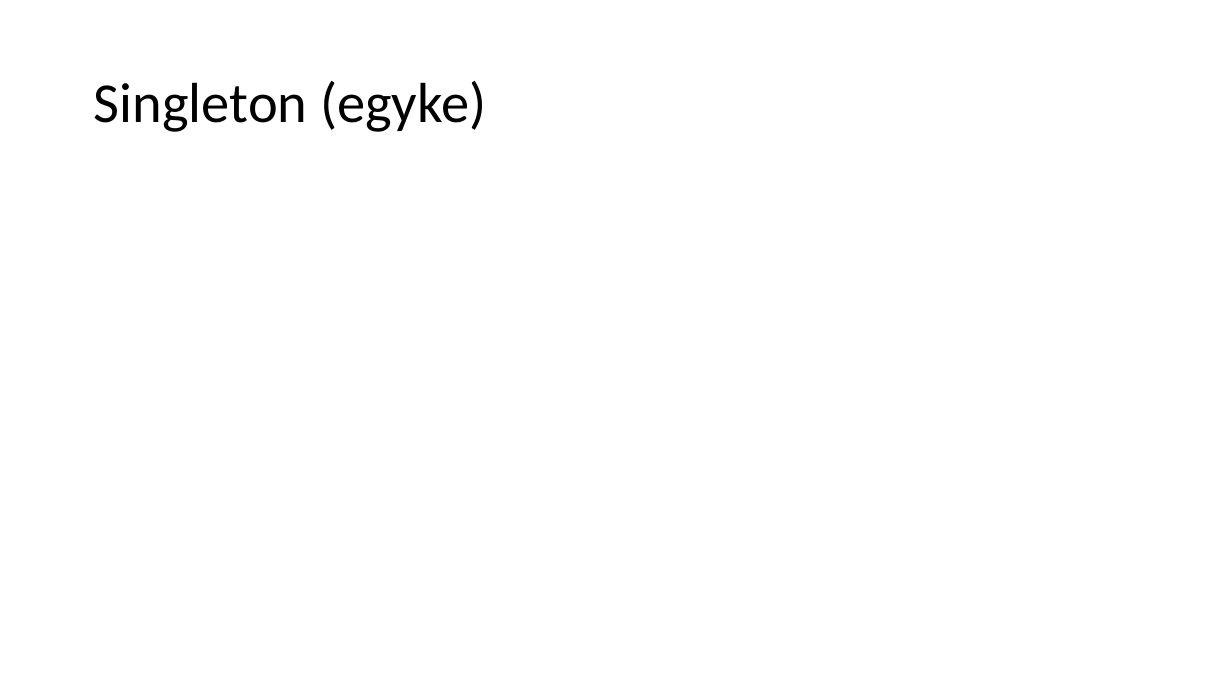
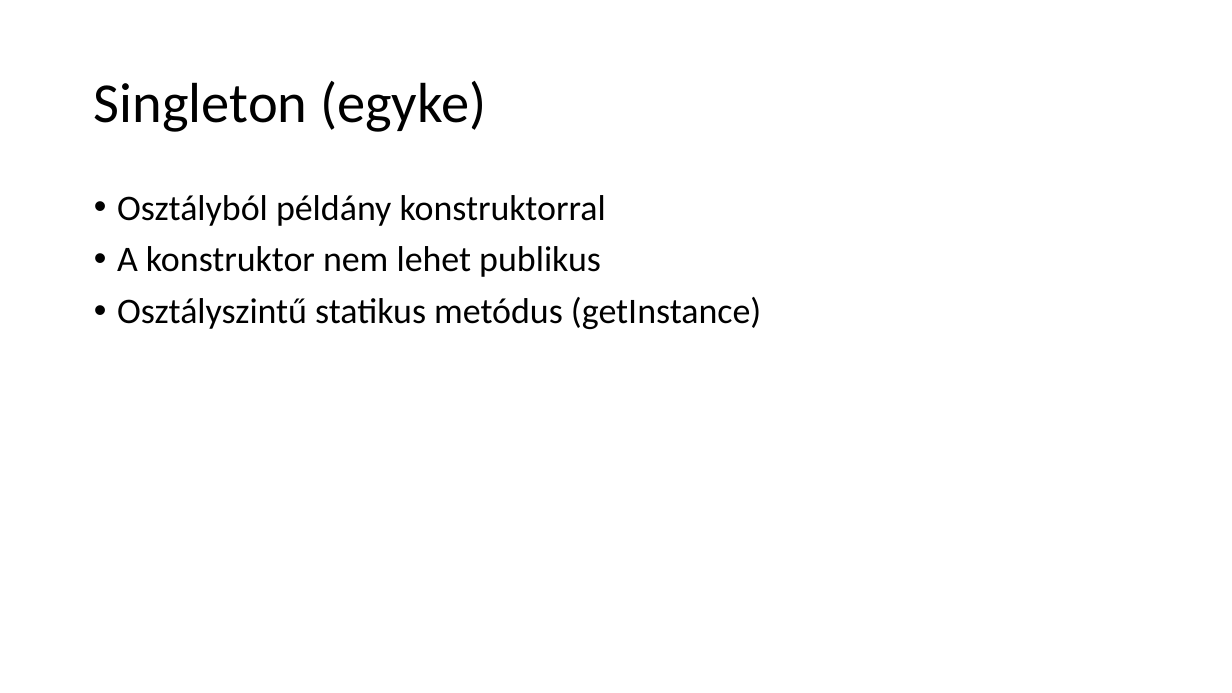
Before and after one commit to krsjakb/osztott-rendszerek-parhuzamos-programozas, a slide deck: slide 15 of Osztott rendszerek, párhuzamos programozás.pptx (slide 24 before the commit). Drawn at 1232x693 pixels with LibreOffice and Linux fonts; fonts in the diff are those of the drawing. Boxes give left, top, right and bottom in pixels: in the first picture for what was removed or moved away, otherwise in the second. Text is boxed around its words. In the diff, an @@ line names an element or a change of style, - is before the commit and + after.

Commit message:
singleton & pptx & docker videó

```diff
--- a/Osztott rendszerek, párhuzamos programozás.pptx
+++ b/Osztott rendszerek, párhuzamos programozás.pptx
@@ text added at (x1=117, y1=195, x2=761, y2=329), 28 pt, text #000000 @@
+• Osztályból példány konstruktorral
+• A konstruktor nem lehet publikus
+• Osztályszintű statikus metódus (getInstance)
```
Also in this commit, not shown: 1 other slide changed, 3 slides added, 36 other files.
